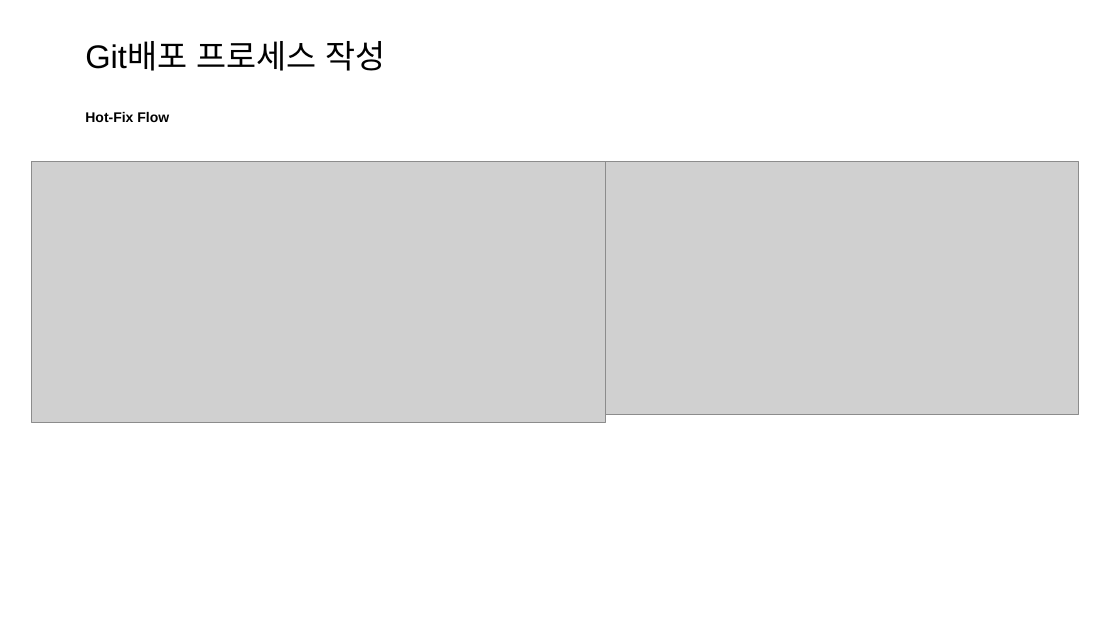
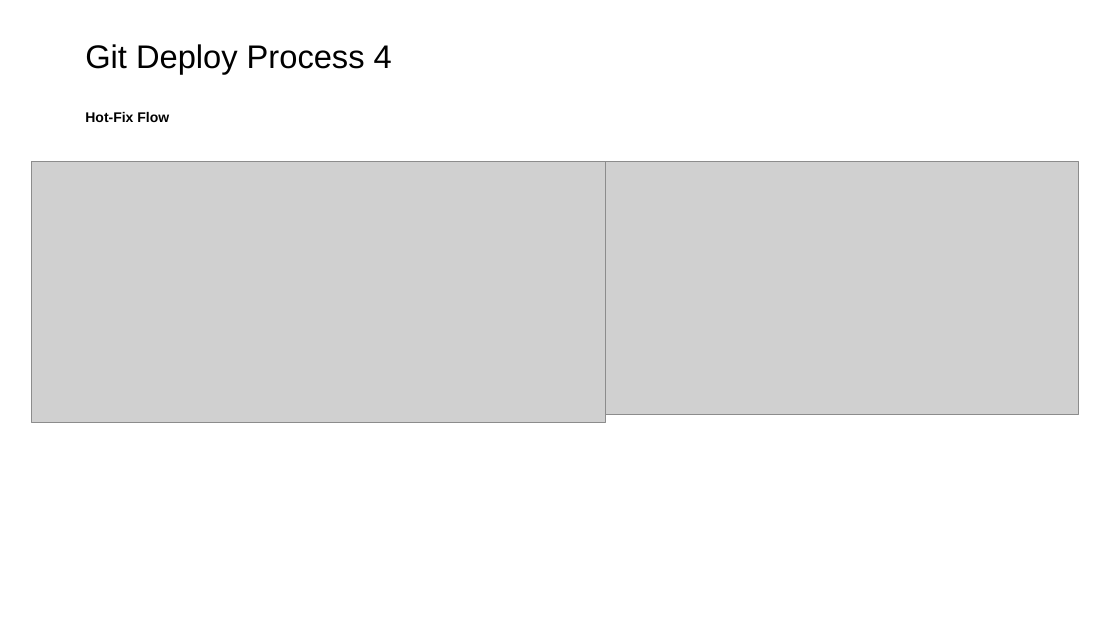
Before and after one commit to msjo49/msjo, a slide deck: slide 20 of portfolio.pptx. Drawn at 1120x630 pixels with LibreOffice and Linux fonts; fonts in the diff are those of the drawing; grey boxes stand for pictures. Boxes give left, top, right and bottom in pixels: in the first picture for what was removed or moved away, otherwise in the second. Text is boxed around its words. In the diff, an @@ line names an element or a change of style, - is before the commit and + after.

```diff
--- a/portfolio.pptx
+++ b/portfolio.pptx
@@ title at (85,44,392,122): text changed @@
-Git배포 프로세스 작성
-Hot-Fix Flow
+Git Deploy Process 4
+Hot-Fix Flow
```
Also in this commit, not shown: 19 other slides changed.
